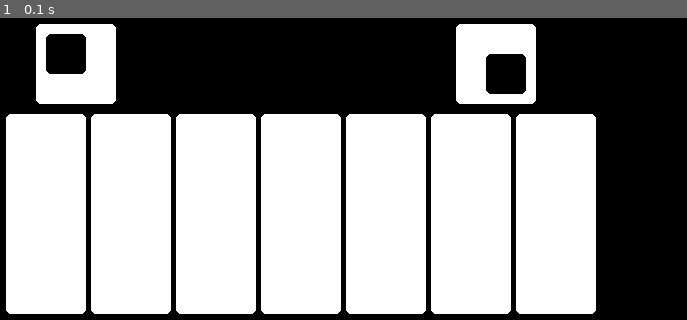
Above: before the commit, frame 1.
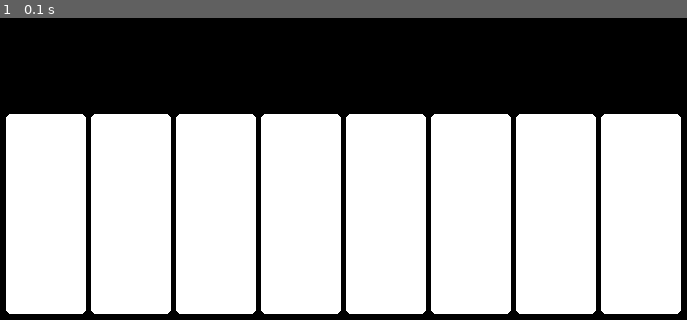
Above: after the commit, the same moment.

Repository: Barnaeva/virtual_piano
Game: pygame game, started from pygame_temp.py
Two runs of this game, one before a commit and one after it. Both use one fixed random seed, a clock stepped at 60 frames per second and the inputs below.
Inputs:
- Up to frame 1 (0.1 s): no input

The runs differ from the first frame. In frame 1, 12% of the frame differs, in the area x 5-100%, y 1-99%.

Commit message:
добавила .wav для звуков нот, протестировала на одной клавише работу

Diff:
--- a/pygame_temp.py
+++ b/pygame_temp.py
@@ -18,25 +18,25 @@
 pygame.display.set_caption("My Game")
 clock = pygame.time.Clock()
 
+sound_c = pygame.mixer.Sound("sound/do.wav")
+
+# В обработке событий добавьте:
+
 # Цикл игры
 running = True
 while running:
     clock.tick(FPS)
-    white_keys = 7
+    white_keys = 8
 
     for event in pygame.event.get():
+        if event.type == pygame.KEYDOWN:
+            if event.key == pygame.K_a:  # клавиша A
+                sound_c.play()
         if event.type == pygame.QUIT:
             running = False
 
     screen.fill(BLACK)
-    pygame.draw.rect(screen, WHITE,
-                     ( 80, 10, 80, 80), 0, 5)
-    pygame.draw.rect(screen, BLACK,
-                     (90, 20, 40, 40), 0, 5)
-    pygame.draw.rect(screen, WHITE,
-                     (500, 10, 80, 80), 0, 5)
-    pygame.draw.rect(screen, BLACK,
-                     (530, 40, 40, 40), 0, 5)
+
     for i in range(white_keys):
         pygame.draw.rect(screen, WHITE,(50 + i * 85, 100, 80, 200), 0, 5)
     pygame.display.flip()
Not shown, added: sound/c.wav
Not shown, added: sound/do.wav
Not shown, added: sound/do2.wav
Not shown, added: sound/fa-note-sound.wav
Not shown, added: sound/la.wav
Not shown, added: sound/mi.wav
Not shown, added: sound/re.wav
Not shown, added: sound/salt.wav
